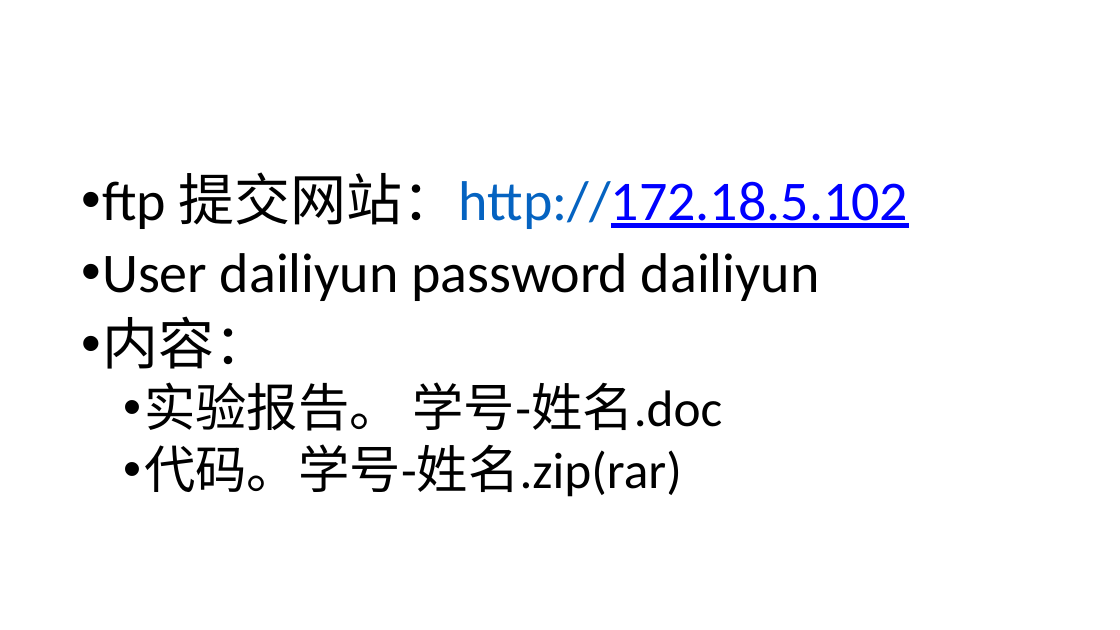
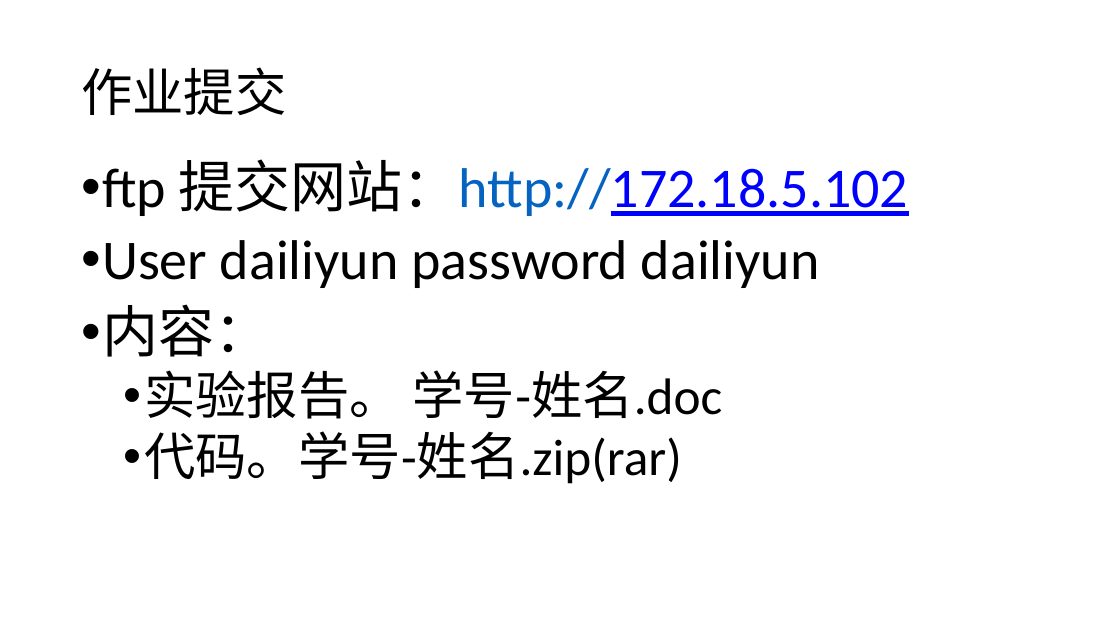
Before and after one commit to djuanbei/18Android1, a slide deck: slide 28 of ppt/ch4.pptx (slide 26 before the commit). Drawn at 1120x630 pixels with LibreOffice and Linux fonts; fonts in the diff are those of the drawing. Boxes give left, top, right and bottom in pixels: in the first picture for what was removed or moved away, otherwise in the second. Text is boxed around its words. In the diff, an @@ line names an element or a change of style, - is before the commit and + after.

Commit message:
homework2

```diff
--- a/ppt/ch4.pptx
+++ b/ppt/ch4.pptx
@@ title added at bbox=[81, 67, 286, 115], 44 pt, text #000000 @@
+作业提交
@@ text "ftp 提交网站：http://172.18.5.102": place and size @@
-text "ftp 提交网站：http://172.18.5.102" at bbox=[102, 172, 908, 497]
+text "ftp 提交网站：http://172.18.5.102" at bbox=[102, 159, 908, 484]
```
